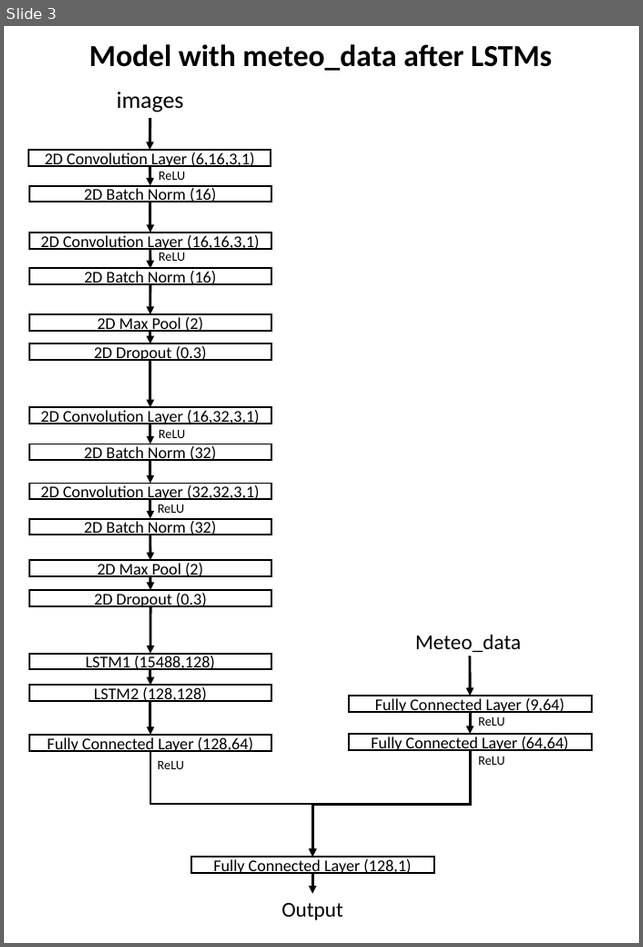
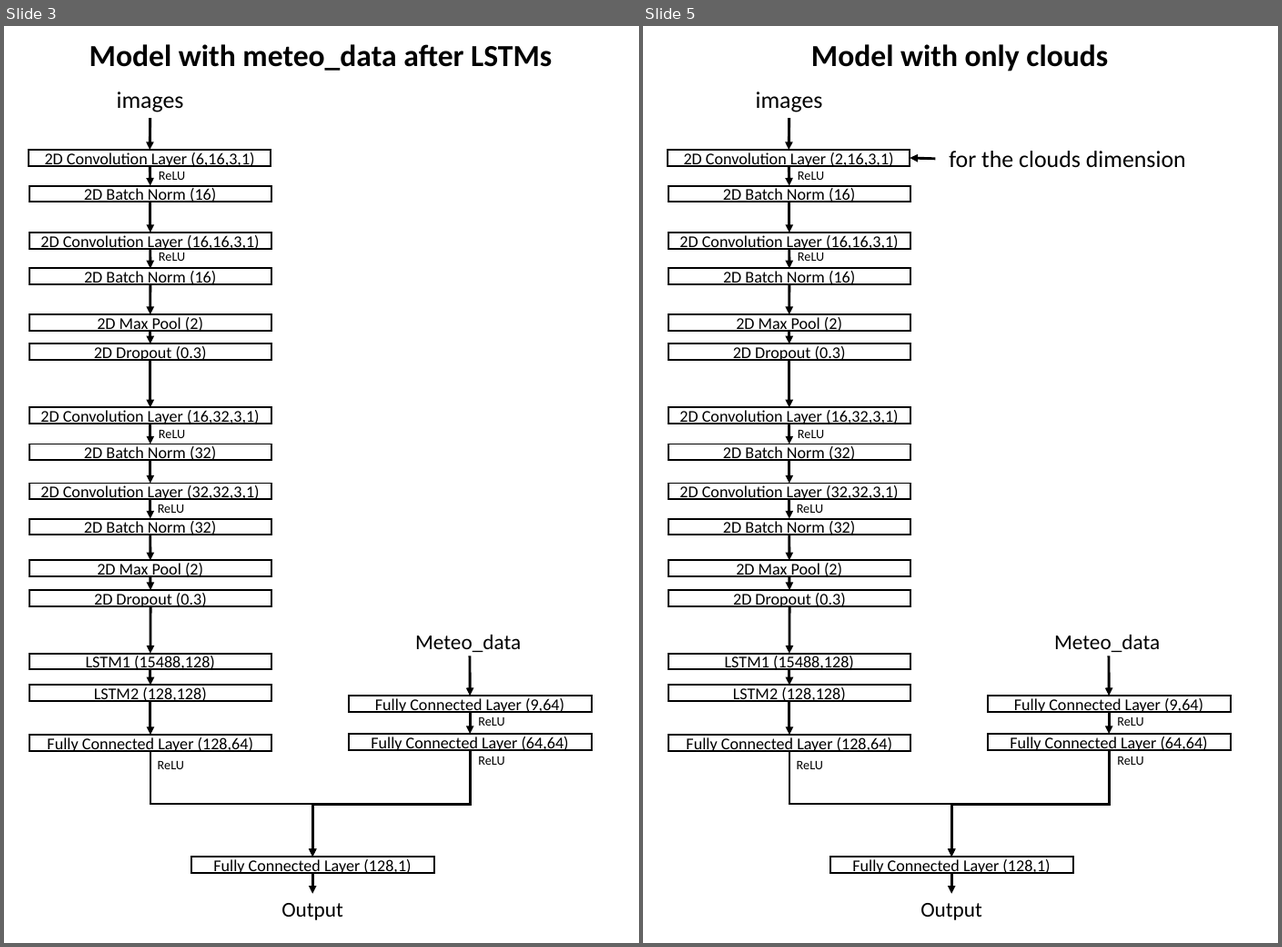
Before and after one commit to CS-433/ml-project-2-lapd, a slide deck: Model-schematics.pptx. Shown side by side, each under a label of ours: slide 3 before the commit, slides 3 and 5 after it; the slides between them are not shown. The pictures are 643x947 and 1282x947 pixels, drawn with LibreOffice and Linux fonts; fonts in the diff are those of the drawing. Boxes give left, top, right and bottom in pixels: in the first picture for what was removed or moved away, otherwise in the second. Text is boxed around its words. In the diff, an @@ line names an element or a change of style, - is before the commit and + after.

```diff
--- a/Model-schematics.pptx
+++ b/Model-schematics.pptx
@@ slide 5 added at (643,26,1278,943), background #FFFFFF @@
@@ text added at (811,44,1108,72), 26 pt, text #000000, bold @@
+Model with only clouds
@@ text added at (756,92,823,112), 20 pt, text #000000 @@
+images
@@ arrow added from (790, 118) to (789, 150), #000000 2.25 pt @@
@@ arrow added from (935, 159) to (910, 158), #000000 2.25 pt @@
@@ text added at (949,151,1186,168), 20 pt, text #000000 @@
+for the clouds dimension
@@ group added at (668,150,911,607): 12 rectangles, 11 arrows, 4 texts @@
+2D Convolution Layer (2,16,3,1)
+2D Batch Norm (16)
+ReLU
+2D Convolution Layer (16,16,3,1)
+2D Batch Norm (16)
+ReLU
+2D Max Pool (2)
+2D Dropout (0.3)
+2D Convolution Layer (16,32,3,1)
+2D Batch Norm (32)
+ReLU
+2D Convolution Layer (32,32,3,1)
+2D Batch Norm (32)
+ReLU
+2D Max Pool (2)
+2D Dropout (0.3)
@@ arrow added from (790, 607) to (790, 654), #000000 2.25 pt @@
@@ text added at (1054,635,1160,652), 18 pt, text #000000 @@
+Meteo_data
@@ rectangle added at (668,654,911,669), fill #FFFFFF, outline #000000 1.5 pt, 14 pt, text #000000 @@
+LSTM1 (15488,128)
@@ arrow added from (790, 669) to (790, 686), #000000 2.25 pt @@
@@ arrow added from (1109, 656) to (1109, 696), #000000 2.25 pt @@
@@ rectangle added at (668,686,911,702), fill #FFFFFF, outline #000000 1.5 pt, 14 pt, text #000000 @@
+LSTM2 (128,128)
@@ arrow added from (790, 702) to (790, 735), #000000 2.25 pt @@
@@ rectangle added at (988,696,1231,712), fill #FFFFFF, outline #000000 1.5 pt, 14 pt, text #000000 @@
+Fully Connected Layer (9,64)
@@ rectangle added at (668,735,911,751), fill #FFFFFF, outline #000000 1.5 pt, 14 pt, text #000000 @@
+Fully Connected Layer (128,64)
@@ rectangle added at (988,734,1231,750), fill #FFFFFF, outline #000000 1.5 pt, 14 pt, text #000000 @@
+Fully Connected Layer (64,64)
@@ arrow added from (1109, 712) to (1109, 734), #000000 2.25 pt @@
@@ text added at (1117,718,1143,726), 11 pt, text #000000 @@
+ReLU
@@ elbow arrow added from (790, 751) to (951, 857), #000000 2.25 pt @@
@@ text added at (797,761,823,769), 11 pt, text #000000 @@
+ReLU
@@ elbow arrow added from (1109, 750) to (951, 857), #000000 2.25 pt @@
@@ text added at (1117,757,1143,765), 11 pt, text #000000 @@
+ReLU
@@ rectangle added at (830,857,1073,873), fill #FFFFFF, outline #000000 1.5 pt, 14 pt, text #000000 @@
+Fully Connected Layer (128,1)
@@ arrow added from (951, 873) to (951, 894), #000000 2.25 pt @@
@@ text added at (921,903,982,921), 18 pt, text #000000 @@
+Output
```
Also in this commit, not shown: 3 other slides added.
